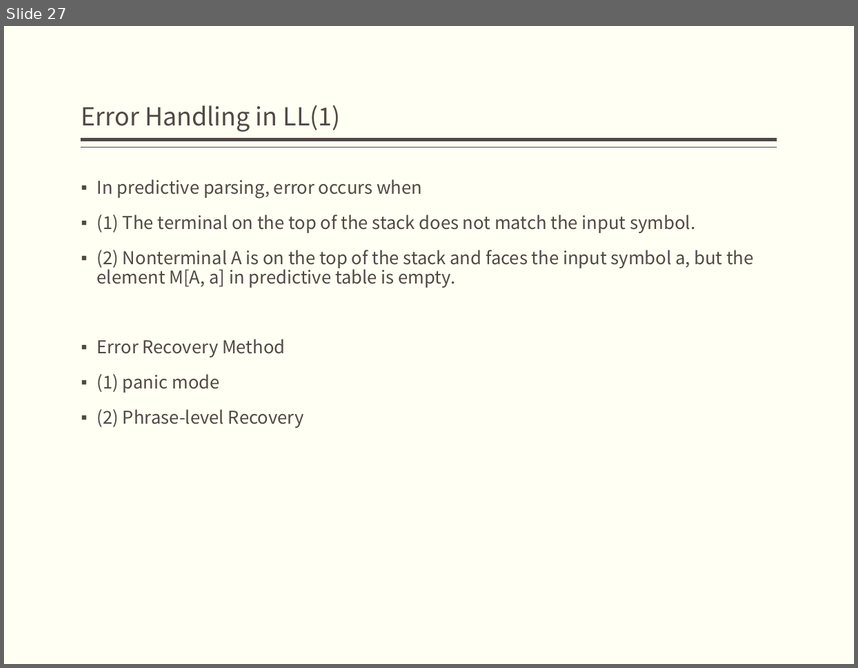
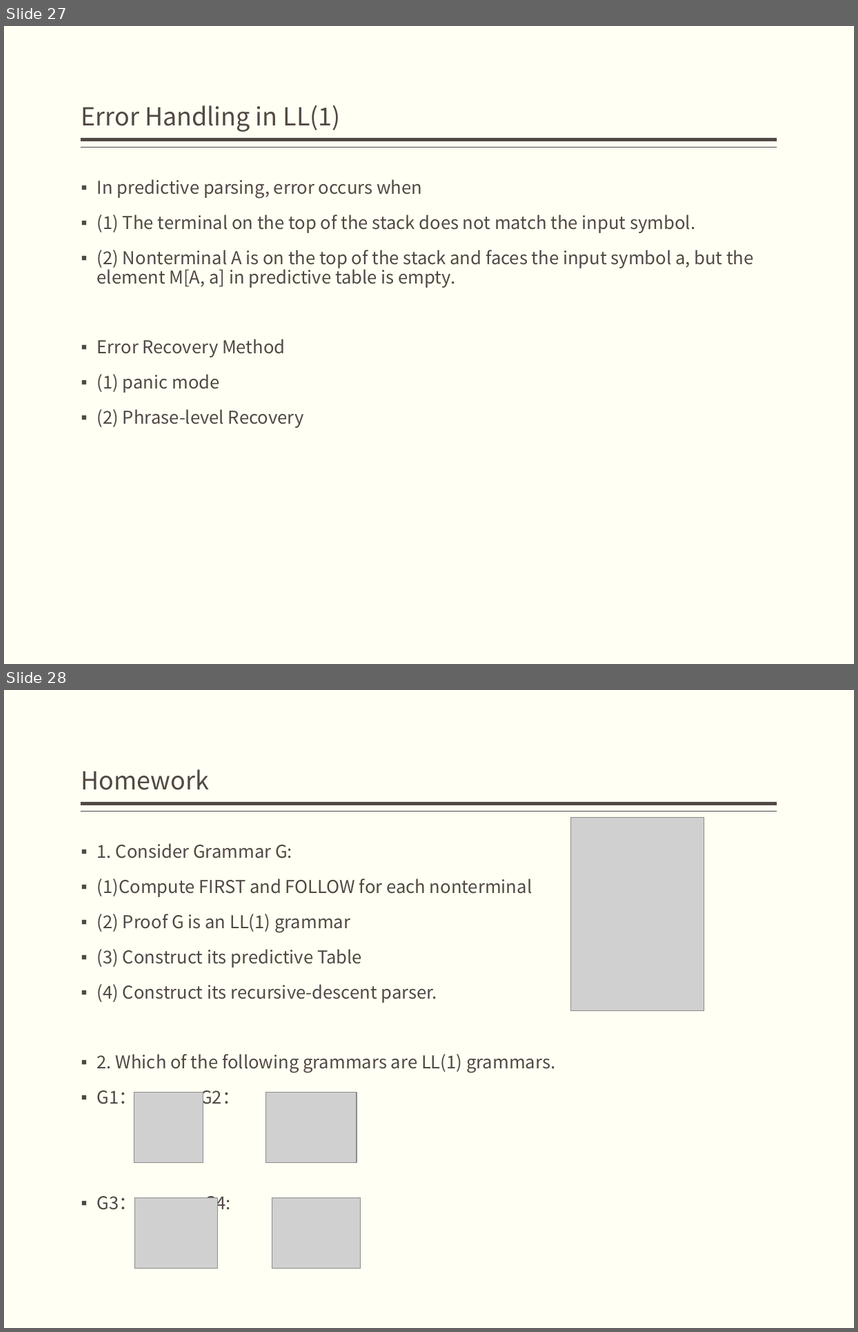
Before and after one commit to bonkboykz/jz81.github.io, a slide deck: course/compiler/LectureNotes/(Spring2017)Lecture4.pptx. Shown one above the other, each under a label of ours: slide 27 before the commit, slides 27 and 28 after it. The pictures are 858x668 and 858x1332 pixels, drawn with LibreOffice and Linux fonts; fonts in the diff are those of the drawing; grey boxes stand for pictures. Boxes give left, top, right and bottom in pixels: in the first picture for what was removed or moved away, otherwise in the second. Text is boxed around its words. In the diff, an @@ line names an element or a change of style, - is before the commit and + after.

Commit message:
add homework 4

```diff
--- a/course/compiler/LectureNotes/(Spring2017)Lecture4.pptx
+++ b/course/compiler/LectureNotes/(Spring2017)Lecture4.pptx
@@ slide 28 added at bbox=[4, 690, 854, 1328], background #FFFFF3; not listed: 2 template elements that a slide beside it also shows @@
@@ title added at bbox=[81, 769, 209, 790], 21 pt, text #514843 @@
+Homework
@@ picture added at bbox=[571, 818, 704, 1012] @@
@@ text added at bbox=[97, 843, 555, 1213], 15 pt, text #514843 @@
+▪ 1. Consider Grammar G:
+▪ (1)Compute FIRST and FOLLOW for each nonterminal
+▪ (2) Proof G is an LL(1) grammar
+▪ (3) Construct its predictive Table
+▪ (4) Construct its recursive-descent parser.
+▪ 2. Which of the following grammars are LL(1) grammars.
+▪ G1： G2：
+▪ G3： G4:
@@ picture added at bbox=[134, 1092, 204, 1163] @@
@@ picture added at bbox=[266, 1092, 357, 1163] @@
@@ picture added at bbox=[135, 1198, 218, 1268] @@
@@ picture added at bbox=[272, 1198, 360, 1268] @@
```
Also in this commit, not shown: 1 other slide added, 1 slide removed, 4 other files.
